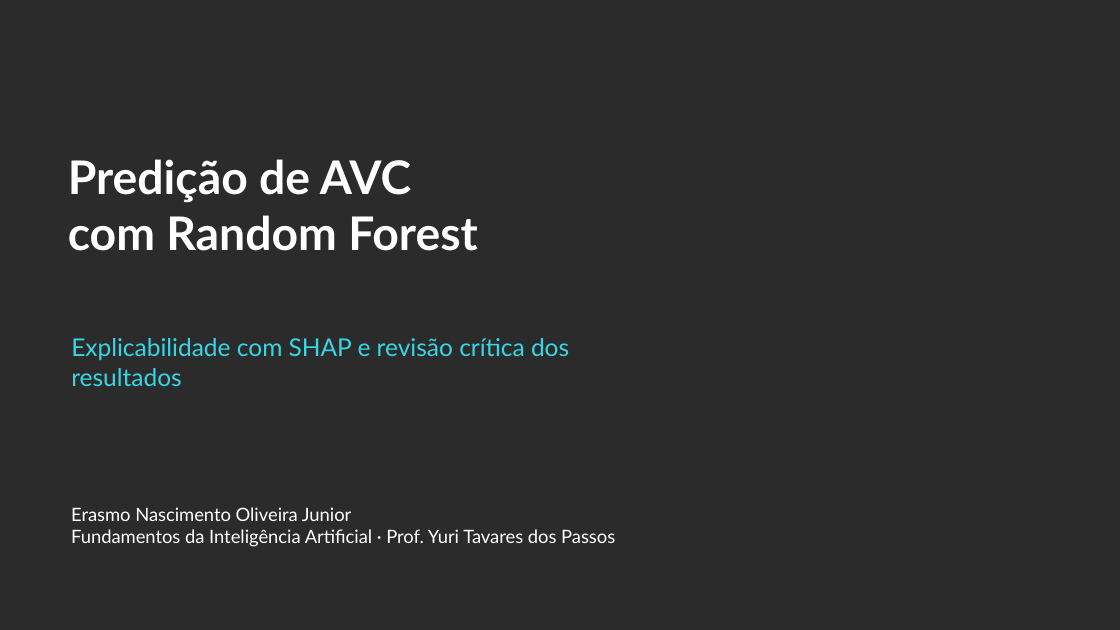
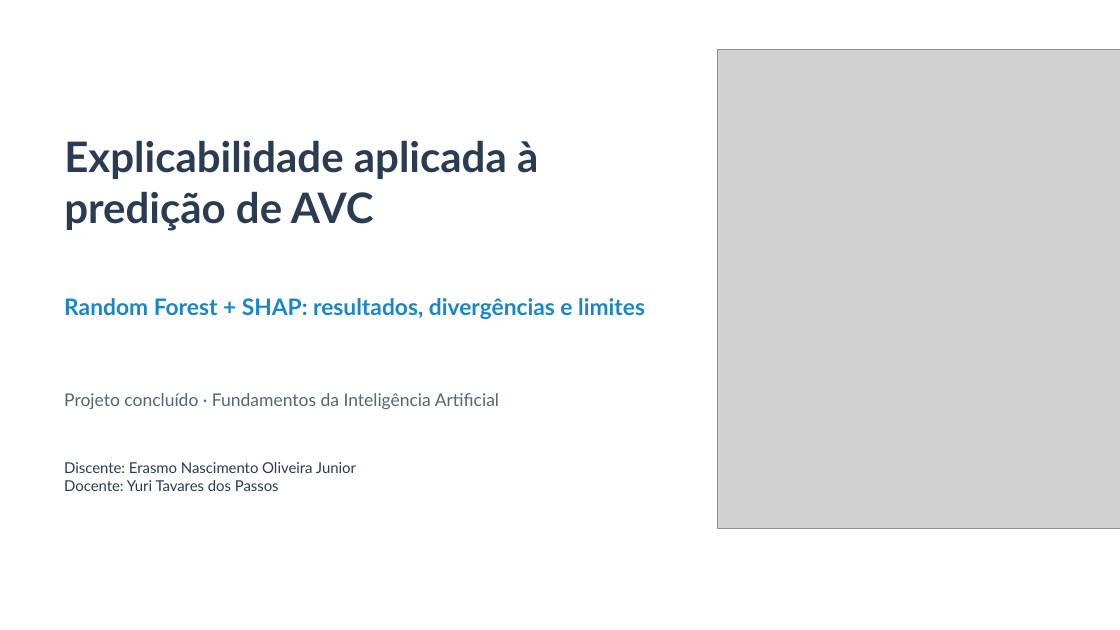
Before and after one commit to Erasmojuniordev/xai-avc-shap, a slide deck: slide 1 of projeto-python/apresentacao/Apresentacao_Critica_AVC_SHAP.pptx. Drawn at 1120x630 pixels with LibreOffice and Linux fonts; fonts in the diff are those of the drawing; grey boxes stand for pictures; background and template pictures are left out; a plain dark background stands for a picture behind light text. Boxes give left, top, right and bottom in pixels: in the first picture for what was removed or moved away, otherwise in the second. Text is boxed around its words. In the diff, an @@ line names an element or a change of style, - is before the commit and + after.

Commit message:
docs: reformula apresentação final de RF e SHAP
Atualiza 14 lâminas no visual da proposta inicial com divergências do artigo, crítica à procedência, resultados em teste intocado, gráficos SHAP e explicação de um falso negativo.

```diff
--- a/projeto-python/apresentacao/Apresentacao_Critica_AVC_SHAP.pptx
+++ b/projeto-python/apresentacao/Apresentacao_Critica_AVC_SHAP.pptx
@@ background picture (left out) to #FFFFFF @@
@@ picture added at (x1=718, y1=50, x2=1120, y2=528) @@
@@ text added at (x1=64, y1=140, x2=538, y2=231), 36 pt, text #2B3B51, bold @@
+Explicabilidade aplicada à
+predição de AVC
@@ text at (x1=64, y1=298, x2=645, y2=319): text changed; size 39.8 to 19.5 pt; text colour #FFFFFF to #1986C5 @@
-Predição de AVC
-com Random Forest
+Random Forest + SHAP: resultados, divergências e limites
@@ text at (x1=64, y1=393, x2=499, y2=409): text changed; size 21 to 15 pt; text colour #35D6E5 to #536578 @@
-Explicabilidade com SHAP e revisão crítica dos resultados
+Projeto concluído · Fundamentos da Inteligência Artificial
@@ text at (x1=64, y1=462, x2=356, y2=491): text changed; size 15.8 to 12.8 pt; text colour #FFFFFF to #2B3B51 @@
-Erasmo Nascimento Oliveira Junior
-Fundamentos da Inteligência Artificial · Prof. Yuri Tavares dos Passos
+Discente: Erasmo Nascimento Oliveira Junior
+Docente: Yuri Tavares dos Passos
```
Also in this commit, not shown: 13 slides added, 11 slides removed.
